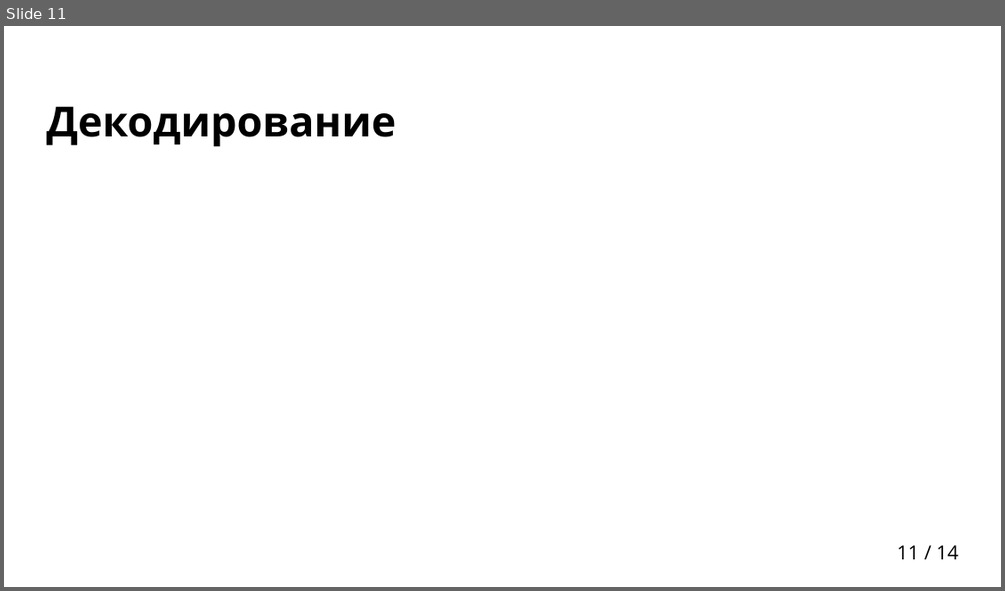
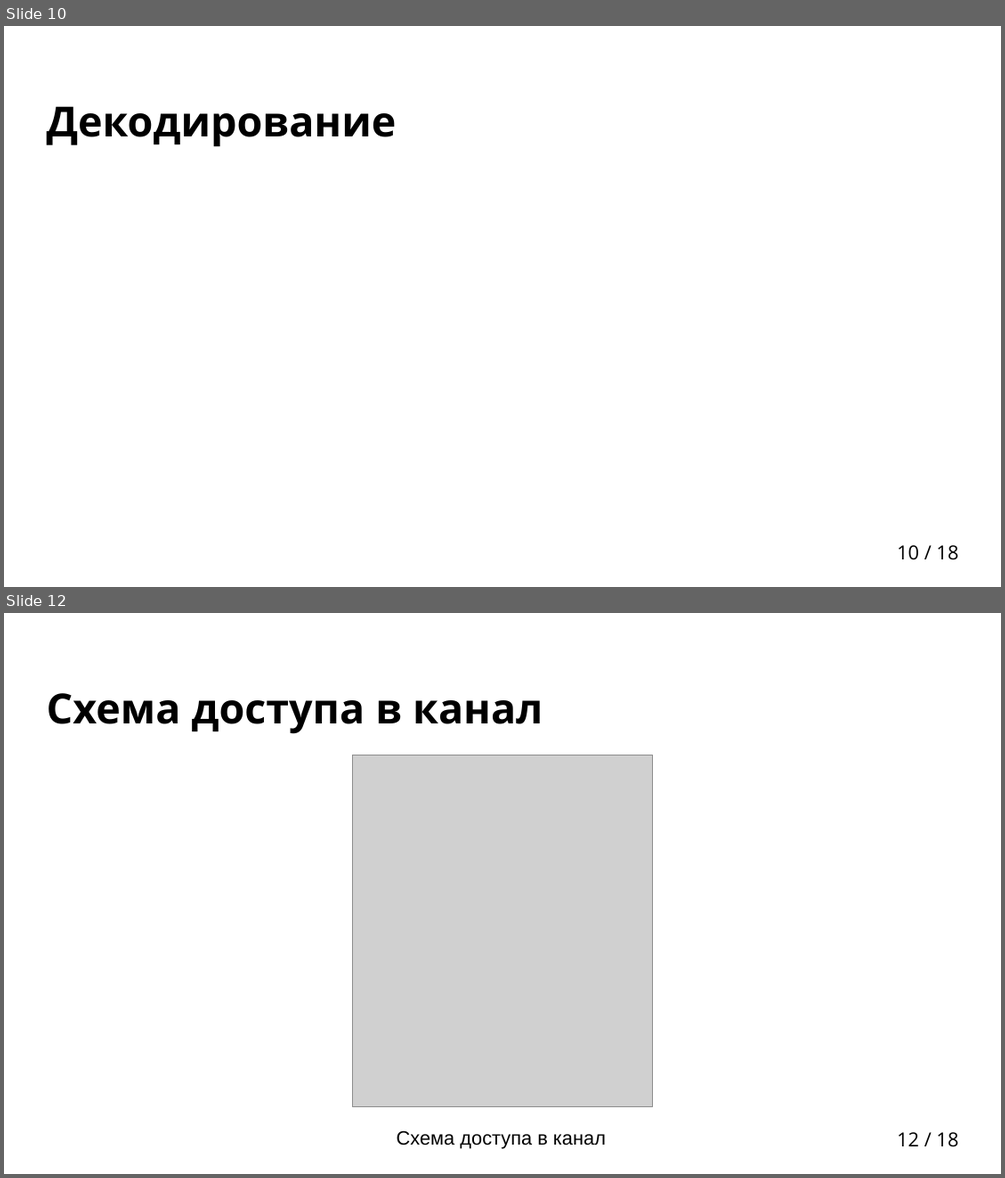
Before and after one commit to egalkin/bachelors_diploma, a slide deck: docs/presentation.pptx. Shown one above the other, each under a label of ours: slide 11 before the commit, slides 10 and 12 after it; the slides between them are not shown. The pictures are 1005x591 and 1005x1178 pixels, drawn with LibreOffice and Linux fonts; fonts in the diff are those of the drawing; grey boxes stand for pictures; background and template pictures are left out. Boxes give left, top, right and bottom in pixels: in the first picture for what was removed or moved away, otherwise in the second. Text is boxed around its words. In the diff, an @@ line names an element or a change of style, - is before the commit and + after.

```diff
--- a/docs/presentation.pptx
+++ b/docs/presentation.pptx
@@ slide 12 added at box(4, 613, 1001, 1174), background picture (left out); not listed: 1 template element that a slide beside it also shows @@
@@ title added at box(47, 693, 542, 734), 30 pt, text #000000, bold @@
+Схема доступа в канал
@@ picture added at box(352, 755, 652, 1106) @@
@@ text added at box(396, 1130, 606, 1149), 14 pt, text #000000 @@
+Схема доступа в канал
@@ what was slide 11 is now slide 10 @@
@@ page number at box(897, 545, 958, 560): text changed @@
-11 / 14
+10 / 18
```
Also in this commit, not shown: 3 slides changed, 7 other slides added, 4 slides removed, 1 other file.
